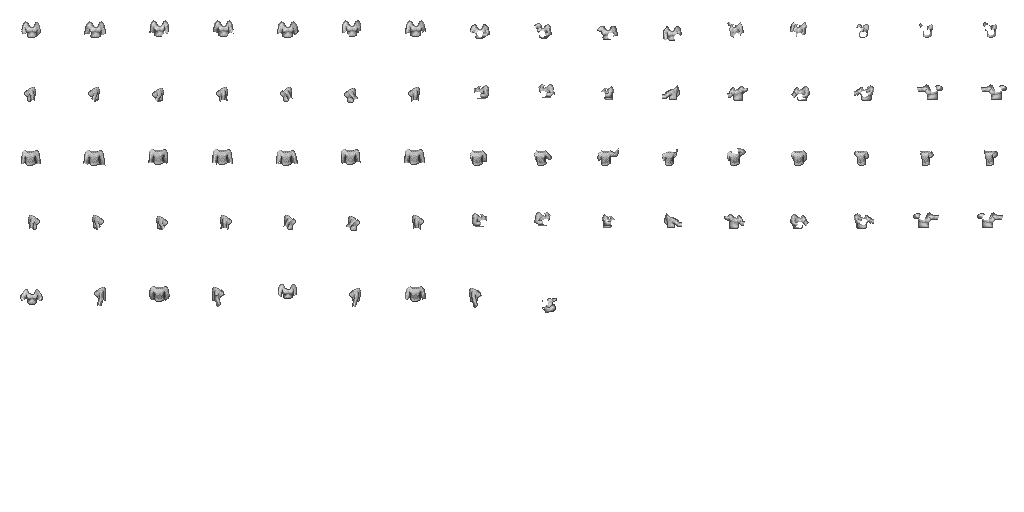
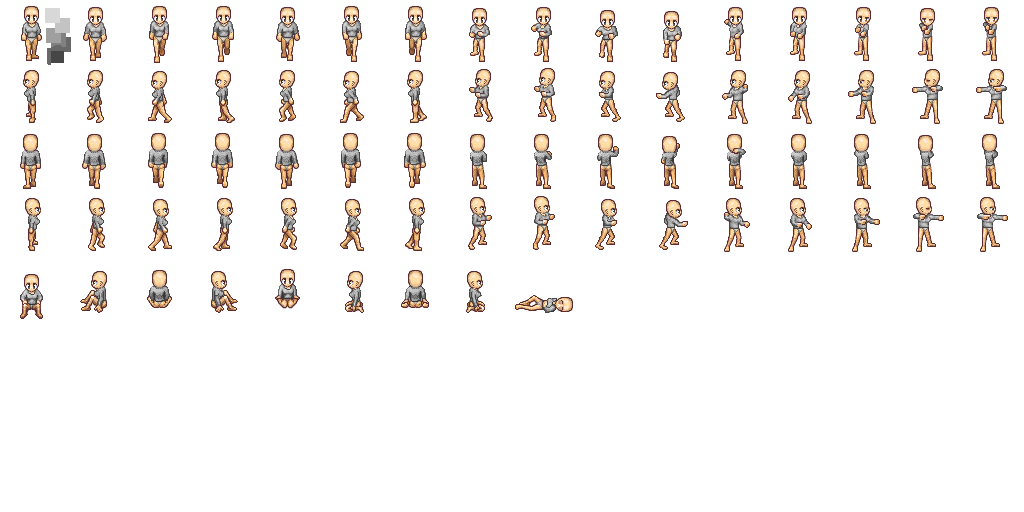
Before/after of a 1024 × 512 layered artwork. What changed in the layer stack:
showed "Color palette", moved it above "New Sprite" over [45, 8, 71, 65]
painted on "New Sprite" over [21, 20, 995, 298]
showed "Human" over [20, 6, 1008, 319]
